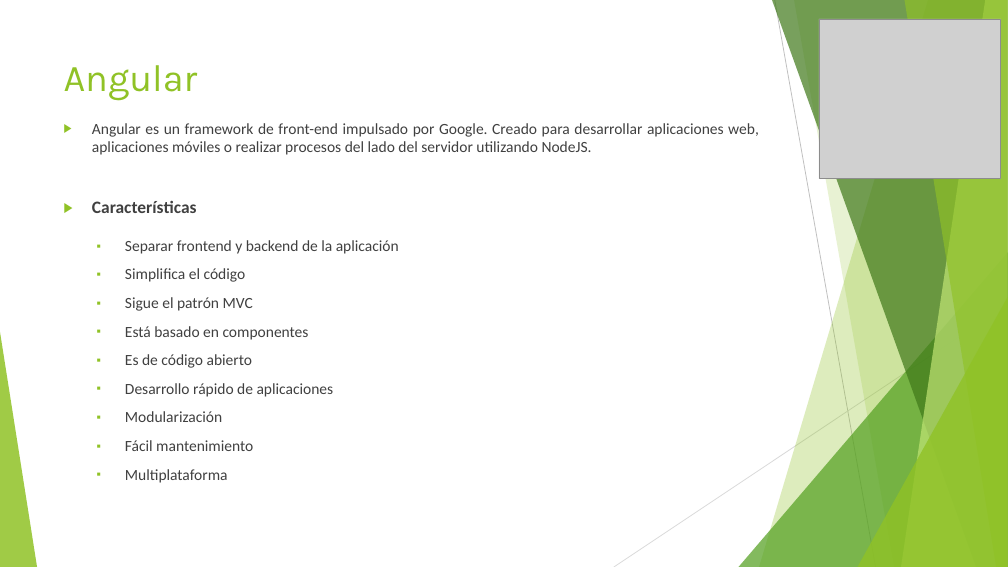
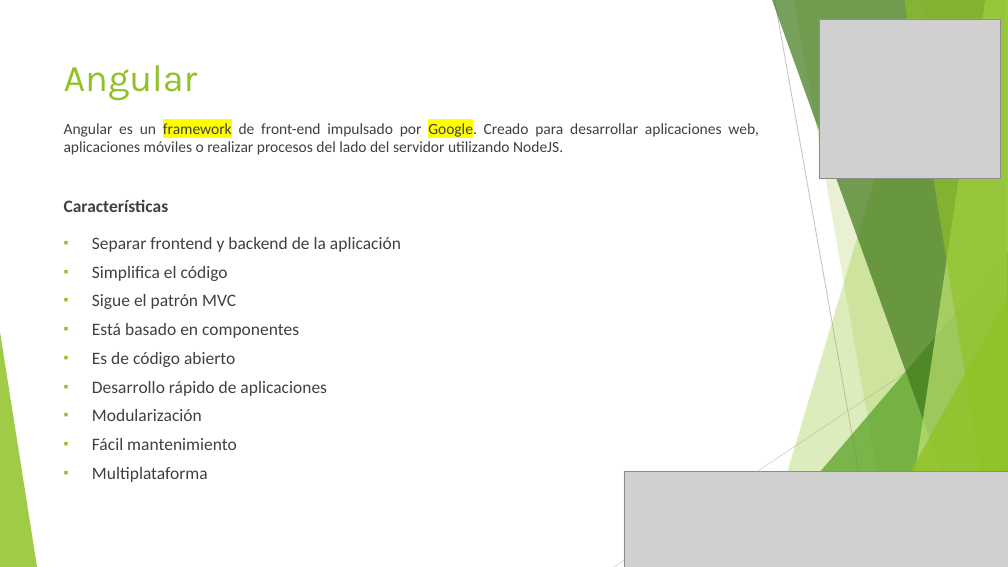
Before and after one commit to jpchSubzero/tartaro, a slide deck: slide 3 of angular/eShopApp/Recursos/Angular.pptx (slide 2 before the commit). Drawn at 1008x567 pixels with LibreOffice and Linux fonts; fonts in the diff are those of the drawing; grey boxes stand for pictures. Boxes give left, top, right and bottom in pixels: in the first picture for what was removed or moved away, otherwise in the second. Text is boxed around its words. In the diff, an @@ line names an element or a change of style, - is before the commit and + after.

```diff
--- a/angular/eShopApp/Recursos/Angular.pptx
+++ b/angular/eShopApp/Recursos/Angular.pptx
@@ text "Angular es un framework de ..." at (64, 120, 759, 482): highlight none to #FFFF00 in "framework Google."; size 14.8 to 16.6 pt in "Separar frontend y backend de la aplicación", "Simplifica el código", "Sigue el patrón MVC", "Está basado en componentes" and 5 more places; bullet ▶ to none; line spacing 0.97 to 0.87; list level 2 to 1 in "Separar frontend y backend de ..."; list level 2 to 1 in "Simplifica el código"; list level 2 to 1 in "Sigue el patrón MVC"; list level 2 to 1 in "Está basado en componentes"; list level 2 to 1 in "Es de código abierto"; list level 2 to 1 in "Desarrollo rápido de aplicaciones"; list level 2 to 1 in "Modularización"; list level 2 to 1 in "Fácil mantenimiento"; list level 2 to 1 in "Multiplataforma" @@
@@ picture added at (624, 471, 1008, 567) @@
```
Also in this commit, not shown: 18 other slides changed, 10 slides added, 43 other files.
